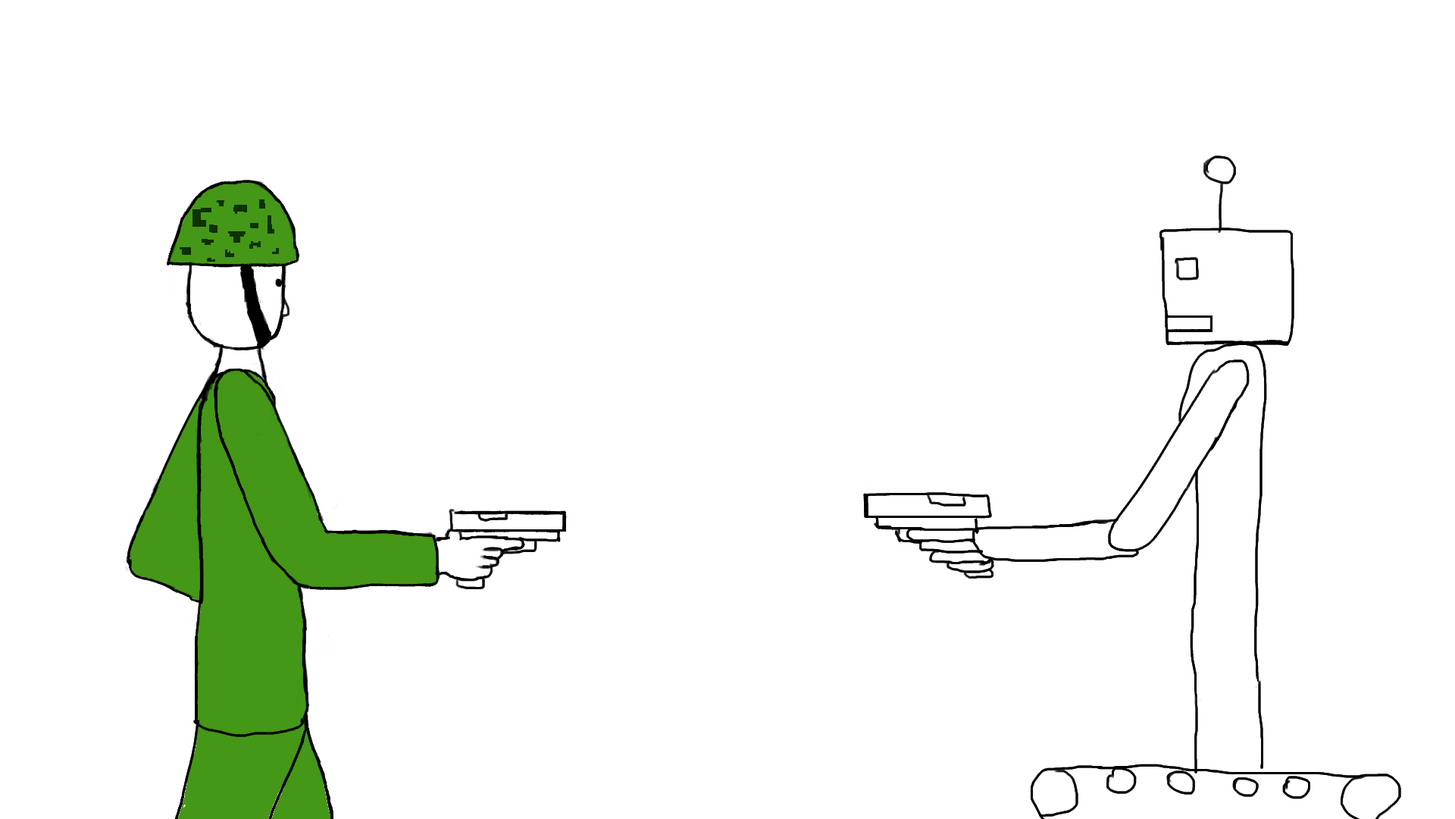
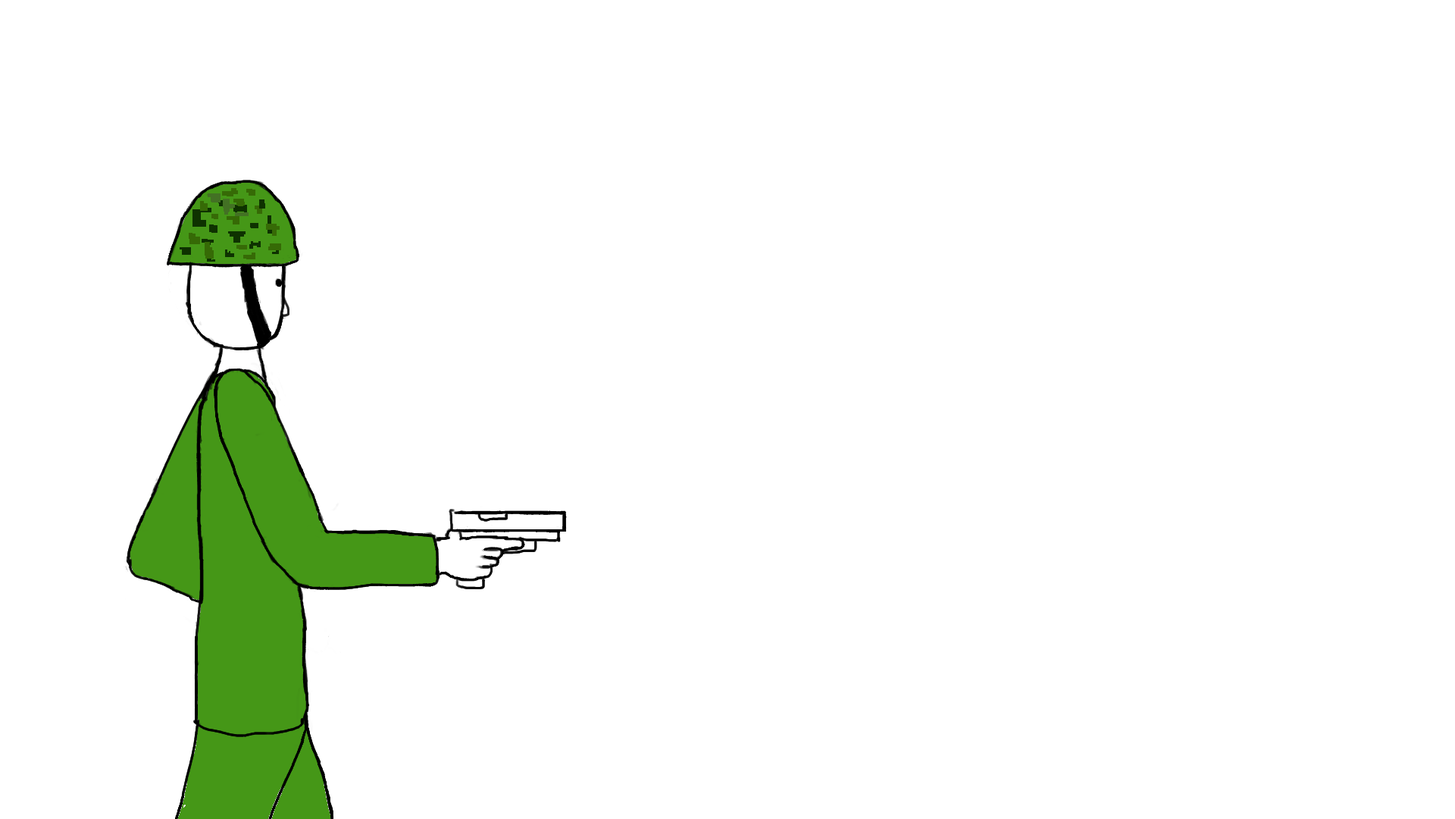
Layer changes from the first 1455px x 819px image to the second:
removed layer "Robot" over (862, 155, 1402, 819)
painted on "Human" over (863, 492, 872, 502)
painted on "Human #1" over (188, 187, 282, 260)
